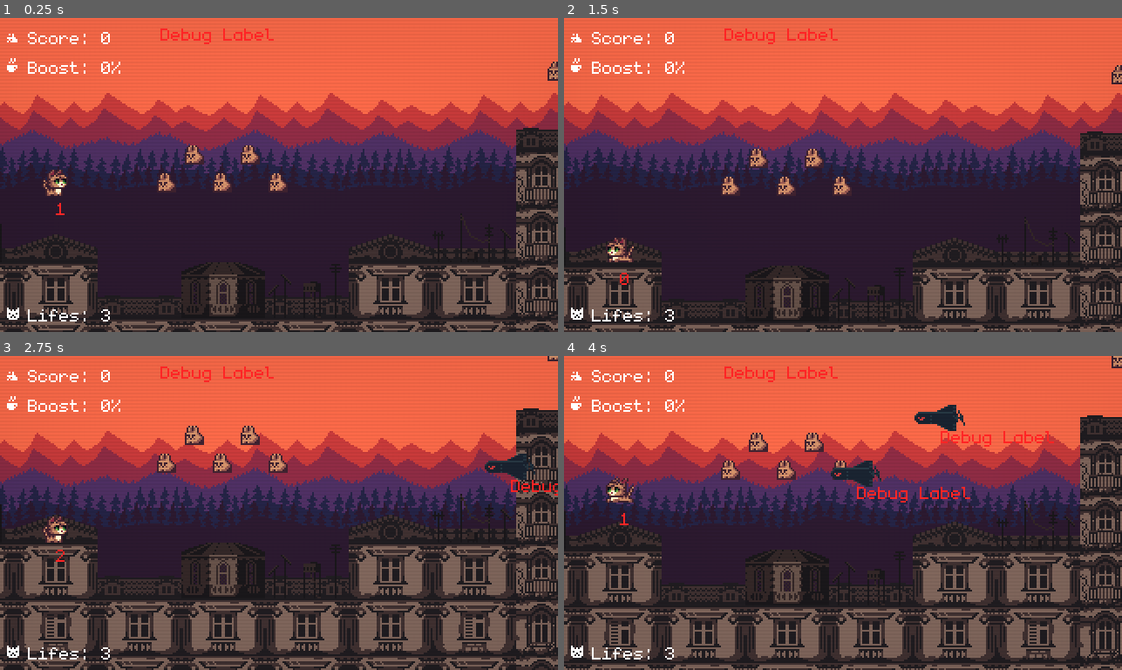
Above: before the commit, frames 1-4 (two rows, left to right).
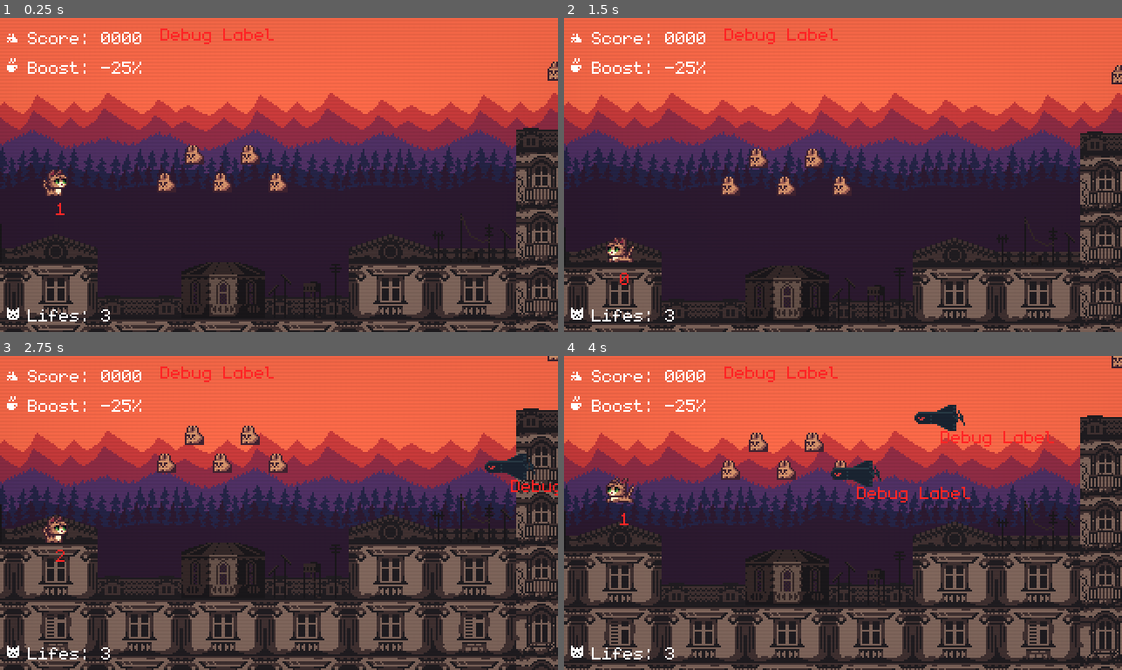
Above: after the commit, the same moments.

Repository: darkgraycat/marcy-runner-gd
Game: Godot game, scene res://autoload/main.tscn
Same seed, same stepped clock (60 frames per second), same inputs: the game is played once before the commit and once after it.
Inputs:
- Up to frame 1 (0.25 s): no input
- Up to frame 2 (1.5 s): tap Enter (debug_action) at 0.5 s; hold W (move_right) 0.53-1.28 s; tap Space (jump) at 0.6, 0.77, 1.07, 1.35 s; hold Q (move_left) from 1.28 s (still down)
- Up to frame 3 (2.75 s): tap Space (jump) at 1.52, 1.82, 2.1 s; release Q (move_left) at 2.03 s; hold W (move_right) from 2.03 s (still down)
- Up to frame 4 (4 s): tap Space (jump) at 2.85, 3.02, 3.32, 3.6, 3.77 s; release W (move_right) at 3.53 s; hold Q (move_left) from 3.53 s (still down)

The runs differ from the first frame. In frame 1, 0.2% of the frame differs, in the area x 18-26%, y 4-18%; in frame 2, 0.2%; in frame 3, 0.2%; in frame 4, 0.2%.

Commit message:
: continue fighting

Diff:
--- a/autoload/events.gd
+++ b/autoload/events.gd
@@ -23,6 +23,5 @@
 # TODO: deprecate
 signal effects_updated(status_effect_component: StatusEffectComponent)
 # TODO: deprecate
-
 func emit_effects_updated(status_effect_component: StatusEffectComponent) -> void:
 	effects_updated.emit(status_effect_component)
--- a/autoload/variables.gd
+++ b/autoload/variables.gd
@@ -2,6 +2,7 @@
 extends Node
 signal updated()
 
+# TODO: remove it
 
 var _state: Dictionary = {}
 
--- /dev/null
+++ b/components/attack.gd
@@ -0,0 +1,7 @@
+class_name Attack extends Area2D
+
+@export var body: CharacterBody2D
+@export var knockback_force := 50.0
+
+func _ready() -> void:
+	assert(body, "CharacterBody2D is not defined")
--- a/components/attributes.gd
+++ b/components/attributes.gd
@@ -15,6 +15,7 @@
 	JumpAmount,
 	Invincible,
 	BodyWeight,
+	ScorePoints,
 }
 
 @export var body: CharacterBody2D
@@ -26,7 +27,7 @@
 	body.add_to_group(GROUP_NAME)
 
 static func get_attributes(node: Node) -> Attributes:
-	if !"attributes" in node || !node.attributes is Attributes:
+	if not "attributes" in node || not node.attributes is Attributes:
 		return null
 	return node.attributes
 
@@ -34,18 +35,11 @@
 	return values.has(key)
 
 func getv(key: int) -> float:
-	return values[key]
+	return values.get(key, 0.0)
 
 func setv(key: int, value: float) -> void:
-	values[key] = value
-	print("Changed")
+	values.set(key, value)
 	changed.emit(key, value)
-
-func geti(key: int) -> int:
-	return int(getv(key))
-
-func seti(key: int, value: int) -> void:
-	return setv(key, float(value))
 
 func enabled(key: int) -> bool:
 	return getv(key) > 0
@@ -55,14 +49,12 @@
 	switched.emit(key, value)
 
 func setv_timed(key: int, value: float, seconds: float) -> void:
-	var prev := getv(key)
+	var diff := getv(key) - value
 	setv(key, value)
 	await Utils.sleep(seconds)
-	setv(key, prev)
+	var v := getv(key) + diff
+	setv(key, v)
 	expired.emit()
-
-func seti_timed(key: int, value: int, seconds: float) -> void:
-	await setv_timed(key, float(value), seconds)
 
 func switch_timed(key: int, value: bool, seconds: float) -> void:
 	await setv_timed(key, 1 if value else 0, seconds)
--- a/components/controller.gd
+++ b/components/controller.gd
@@ -1,5 +1,4 @@
 class_name Controller extends Control
-
 
 signal move_started(axis: float)
 signal move_stopped()
--- a/components/gravity.gd
+++ b/components/gravity.gd
@@ -4,19 +4,19 @@
 
 @export var body: CharacterBody2D
 @export var weight := 1.0:
-	set(v): weight = v; gravity_force = v * Globals.GRAVITY
+	set(v): weight = v; _gravity_force = v * Globals.GRAVITY
 
-var gravity_force := 0.0
-var is_on_ground := false
+var _gravity_force := 0.0
+var _is_on_ground := false
 
 func _ready() -> void:
 	assert(body, "CharacterBody2D is not defined")
-	gravity_force = weight * Globals.GRAVITY
+	_gravity_force = weight * Globals.GRAVITY
 
 func _physics_process(delta: float) -> void:
 	if body.is_on_floor():
-		if !is_on_ground: landed.emit()
-		is_on_ground = true
+		if not _is_on_ground: landed.emit()
+		_is_on_ground = true
 	else:
-		body.velocity.y += gravity_force * delta
-		is_on_ground = false
+		body.velocity.y += _gravity_force * delta
+		_is_on_ground = false
--- a/components/health.gd
+++ b/components/health.gd
@@ -1,21 +1,20 @@
 class_name Health extends Node
 
 signal died()
-signal changed(amount: float, health: float)
+signal changed(health: float)
 
 @export var maximum := 10.0
 
-var current := 3.0
+var current := 3.0:
+	set(v): current = v; changed.emit(v)
 
 func _ready() -> void:
 	current = maximum
 
 func damage(amount: float) -> void:
 	current = max(current - amount, 0)
-	changed.emit(amount, current)
 	if current <= 0:
 		died.emit()
 
 func heal(amount: float) -> void:
 	current = min(current + amount, maximum)
-	changed.emit(amount, current)
--- a/components/jumping.gd
+++ b/components/jumping.gd
@@ -1,29 +1,29 @@
 class_name Jumping extends Node
 
 @export var body: CharacterBody2D
-@export var jump_velocity := 250.0
-@export var maximum_jumps := 1
+@export var jump_force := 250.0
+@export var max_jumps := 1
 
-var jumping := false
-var remaining := 1
+var _is_jumping := false
+var _remaining := 1
 
 func _ready() -> void:
 	assert(body, "CharacterBody2D is not defined")
 
 func jump() -> void:
-	if remaining > 0:
-		body.velocity.y = -jump_velocity
-		remaining -= 1
-		jumping = true
+	if _remaining > 0:
+		body.velocity.y = -jump_force
+		_remaining -= 1
+		_is_jumping = true
 
 func stop() -> void:
-	if jumping && body.velocity.y < 0:
+	if _is_jumping and body.velocity.y < 0:
 		body.velocity.y /= 2
-		jumping = false
+		_is_jumping = false
 
 func _physics_process(_delta: float) -> void:
 	if body.is_on_floor():
-		remaining = maximum_jumps
-		jumping = false
-	elif remaining == maximum_jumps && !jumping:
-		remaining -= 1
+		_remaining = max_jumps
+		_is_jumping = false
+	elif not _is_jumping and _remaining == max_jumps:
+		_remaining -= 1
--- a/components/movement.gd
+++ b/components/movement.gd
@@ -2,18 +2,18 @@
 
 @export var body: CharacterBody2D
 @export var acceleration := 5.0
-@export var speed := 100.0:
-	set(v): speed = v; target_velocity = v * direction
+@export var max_speed := 100.0:
+	set(v): max_speed = v; _target_velocity = v * _direction
 
-var target_velocity := 0.0
-var direction := 0.0
+var _target_velocity := 0.0
+var _direction := 0.0
 
 func _ready() -> void:
 	assert(body, "CharacterBody2D is not defined")
 
 func move(new_direction: float) -> void:
-	direction = new_direction
-	target_velocity = new_direction * speed
+	_direction = new_direction
+	_target_velocity = new_direction * max_speed
 
 func stop() -> void:
 	move(0.0)
@@ -21,6 +21,6 @@
 func _physics_process(delta: float) -> void:
 	body.velocity.x = lerp(
 		body.velocity.x,
-		target_velocity,
+		_target_velocity,
 		1.0 - exp(-acceleration * delta)
 	)
--- a/scenes/entities/enemy/enemy.gd
+++ b/scenes/entities/enemy/enemy.gd
@@ -23,11 +23,7 @@
 	if movement: movement.move(movement_direction)
 
 
-func _physics_process(delta: float) -> void:
-	# TODO: it just doesnt work
-	# solution: dont use Base classes on entities
-	# 			do a full composition instead
-	# if gravity: gravity.apply_gravity(delta)
+func _physics_process(_delta: float) -> void:
 	move_and_slide()
 
 
--- a/scenes/entities/item/bean.item.tscn
+++ b/scenes/entities/item/bean.item.tscn
@@ -1,9 +1,16 @@
 [gd_scene load_steps=19 format=3 uid="uid://cusa4cpmqiqdn"]
 
 [ext_resource type="Script" uid="uid://bo5obr2lnl7a6" path="res://scenes/entities/item/item.gd" id="1_xhpbm"]
-[ext_resource type="Script" uid="uid://bgls2w0utsm1a" path="res://components/status_effect/status_effect.resource.gd" id="2_05psf"]
-[ext_resource type="Resource" uid="uid://v6vyyu75qn3d" path="res://resources/status_effects/speed_25_5s.status_effect.tres" id="3_xhpbm"]
+[ext_resource type="Script" uid="uid://s5r58fcw07e" path="res://components/attributes_effect.gd" id="2_odmfh"]
 [ext_resource type="Texture2D" uid="uid://daeouroohjn72" path="res://assets/sprites/collectables.png" id="4_s2f34"]
+
+[sub_resource type="Resource" id="Resource_02kko"]
+script = ExtResource("2_odmfh")
+key = 3
+value = 25.0
+operation = 1
+duration = 5.0
+metadata/_custom_type_script = "uid://s5r58fcw07e"
 
 [sub_resource type="AtlasTexture" id="AtlasTexture_wqd7o"]
 atlas = ExtResource("4_s2f34")
@@ -129,7 +136,7 @@
 collision_layer = 4
 collision_mask = 2
 script = ExtResource("1_xhpbm")
-status_effects = Array[ExtResource("2_05psf")]([ExtResource("3_xhpbm")])
+attributes_effects = Array[ExtResource("2_odmfh")]([SubResource("Resource_02kko")])
 
 [node name="AnimatedSprite2D" type="AnimatedSprite2D" parent="."]
 position = Vector2(0, -8)
--- a/scenes/entities/item/panacat.item.tscn
+++ b/scenes/entities/item/panacat.item.tscn
@@ -4,11 +4,11 @@
 [ext_resource type="Script" uid="uid://s5r58fcw07e" path="res://components/attributes_effect.gd" id="2_ehfjm"]
 [ext_resource type="Texture2D" uid="uid://daeouroohjn72" path="res://assets/sprites/collectables.png" id="2_polrf"]
 
-[sub_resource type="Resource" id="Resource_xnw26"]
+[sub_resource type="Resource" id="Resource_ehfjm"]
 script = ExtResource("2_ehfjm")
-value = -1.0
+key = 8
+value = 25.0
 operation = 1
-duration = 1.0
 metadata/_custom_type_script = "uid://s5r58fcw07e"
 
 [sub_resource type="AtlasTexture" id="AtlasTexture_wqd7o"]
@@ -138,7 +138,7 @@
 collision_layer = 4
 collision_mask = 2
 script = ExtResource("1_ituw2")
-attributes_effects = Array[ExtResource("2_ehfjm")]([SubResource("Resource_xnw26")])
+attributes_effects = Array[ExtResource("2_ehfjm")]([SubResource("Resource_ehfjm")])
 
 [node name="AnimatedSprite2D" type="AnimatedSprite2D" parent="."]
 position = Vector2(0, -8)
--- a/scenes/entities/player/player.gd
+++ b/scenes/entities/player/player.gd
@@ -15,19 +15,17 @@
 const RAINBOW_MATERIAL = preload("res://scenes/entities/player/rainbow_material.tres")
 
 func _ready() -> void:
-	movement.speed = attributes.getv(Attributes.Key.MoveSpeed)
+	movement.max_speed = attributes.getv(Attributes.Key.MoveSpeed)
 	movement.acceleration = attributes.getv(Attributes.Key.MoveAccel)
 	gravity.weight = attributes.getv(Attributes.Key.BodyWeight)
 	health.current = attributes.getv(Attributes.Key.Health)
 	health.maximum = attributes.getv(Attributes.Key.MaxHealth)
-	jumping.jump_velocity = attributes.getv(Attributes.Key.JumpForce)
-	jumping.maximum_jumps = attributes.geti(Attributes.Key.JumpAmount)
+	jumping.jump_force = attributes.getv(Attributes.Key.JumpForce)
+	jumping.max_jumps = int(attributes.getv(Attributes.Key.JumpAmount))
 	gravity.landed.connect(update_animation)
 
 	health.died.connect(func() -> void:
 		die.call_deferred())
-	health.changed.connect(func(_amount: float, value: float) -> void:
-		attributes.setv(Attributes.Key.Health, value))
 
 	controller.jump_started.connect(func() -> void:
 		jumping.jump()
@@ -51,12 +49,12 @@
 
 func _physics_process(_delta: float) -> void:
 	move_and_slide()
-	Events.emit("%s" % jumping.remaining, "debug_player")
+	Events.emit("%s" % jumping._remaining, "debug_player")
 
 func update_animation() -> void:
 	animation_player.play(
 		&"jump" if not is_on_floor() else
-		&"walk" if abs(movement.target_velocity) > 0.5 else
+		&"walk" if abs(movement._target_velocity) > 0.5 else
 		&"idle"
 	)
 
@@ -81,11 +79,10 @@
 func _on_attributes_changed(key: int, value: float) -> void:
 	match key:
 		Attributes.Key.MoveAccel: movement.acceleration = value
-		Attributes.Key.MoveSpeed: movement.target_velocity = value
+		Attributes.Key.MoveSpeed: movement.max_speed = value
 		Attributes.Key.Health: health.current = value
 		Attributes.Key.MaxHealth: health.maximum = value
-		Attributes.Key.JumpAmount: jumping.maximum_jumps = int(value)
-		Attributes.Key.JumpForce: jumping.jump_velocity = value
+		Attributes.Key.JumpAmount: jumping.max_jumps = int(value)
+		Attributes.Key.JumpForce: jumping.jump_force = value
 
-	Utils.log("Player changed", key, "to", value)
 	Events.emit_player_attr_updated(key, value)
--- a/scenes/entities/player/player.tscn
+++ b/scenes/entities/player/player.tscn
@@ -1,19 +1,13 @@
-[gd_scene load_steps=20 format=3 uid="uid://7i1o65gxgnqa"]
+[gd_scene load_steps=18 format=3 uid="uid://7i1o65gxgnqa"]
 
 [ext_resource type="Script" uid="uid://bume0mbttyflh" path="res://scenes/entities/player/player.gd" id="1_0v5uu"]
 [ext_resource type="Texture2D" uid="uid://syrf6g8dkf6e" path="res://assets/sprites/player.png" id="1_ag6t7"]
-[ext_resource type="Script" uid="uid://s5r58fcw07e" path="res://components/attributes_effect.gd" id="3_5sj0x"]
 [ext_resource type="PackedScene" uid="uid://bnssyl4v6wjh8" path="res://scenes/ui/debug_label.tscn" id="5_bjvvg"]
 [ext_resource type="Script" uid="uid://c7o8ufu43hivi" path="res://components/gravity.gd" id="6_7wli1"]
 [ext_resource type="Script" uid="uid://bv604fxhqw8o1" path="res://components/attributes.gd" id="6_ovg4i"]
 [ext_resource type="Script" uid="uid://ducc4yyfp47p0" path="res://components/movement.gd" id="7_j0oqr"]
 [ext_resource type="Script" uid="uid://nkvpec60fwby" path="res://components/health.gd" id="7_xy2vv"]
 [ext_resource type="Script" uid="uid://bm1h5vp83em0t" path="res://components/jumping.gd" id="8_xy2vv"]
-
-[sub_resource type="Resource" id="Resource_ovg4i"]
-script = ExtResource("3_5sj0x")
-operation = 2
-metadata/_custom_type_script = "uid://s5r58fcw07e"
 
 [sub_resource type="Animation" id="Animation_8akj5"]
 length = 0.001
@@ -207,7 +201,6 @@
 
 [node name="Attributes" type="Node" parent="Components" node_paths=PackedStringArray("body")]
 script = ExtResource("6_ovg4i")
-test = SubResource("Resource_ovg4i")
 body = NodePath("../..")
 values = Dictionary[int, float]({
 0: 9.0,
@@ -216,7 +209,8 @@
 3: 150.0,
 4: 250.0,
 5: 2.0,
-7: 1.25
+7: 1.25,
+8: 0.0
 })
 metadata/_custom_type_script = "uid://bv604fxhqw8o1"
 
--- a/scenes/ui/level_ui_canvas_layer.gd
+++ b/scenes/ui/level_ui_canvas_layer.gd
@@ -4,42 +4,19 @@
 @onready var score_label: Label = %ScoreLabel
 @onready var effects_label: Label = %EffectsLabel
 
-
 func _ready() -> void:
-	Variables.updated.connect(_on_variables_updated)
-	Events.effects_updated.connect(_on_effects_updated)
 	Events.player_attr_updated.connect(func(key: int, value: float) -> void:
-		if key == Attributes.Key.Health: set_lifes_value(value))
-
-	_on_variables_updated()
-	_on_effects_updated(null)
-
+		match key:
+			Attributes.Key.Health: set_lifes_value(value)
+			Attributes.Key.ScorePoints: set_score_value(value)
+			Attributes.Key.MoveSpeed: set_effects_value(value)
+	)
 
 func set_lifes_value(value: Variant) -> void:
-	lifes_label.text = _make_int_label(value, Strings.INGAME_UI_LIFES)
-
+	lifes_label.text = Strings.INGAME_UI_LIFES % int(value)
 
 func set_score_value(value: Variant) -> void:
-	score_label.text = _make_int_label(value, Strings.INGAME_UI_SCORE)
-
+	score_label.text = Strings.INGAME_UI_SCORE % int(value)
 
 func set_effects_value(value: Variant) -> void:
-	effects_label.text = _make_int_label(value, Strings.INGAME_UI_BOOST)
-
-
-func _make_int_label(value: Variant, pattern: String, default: int = 0) -> String:
-	var label_value := str(int(value) if value != null else default)
-	return pattern % [label_value]
-
-
-func _on_variables_updated() -> void:
-	#set_lifes_value(Variables.get_state(Variables.VarName.Lifes))
-	set_score_value(Variables.get_state(Variables.VarName.Score))
-
-func _on_effects_updated(status_effect_component: StatusEffectComponent) -> void:
-	if !status_effect_component: return set_effects_value(0)
-
-	var bonus_speed_component: BonusSpeedComponent = status_effect_component.get_component(BonusSpeedComponent)
-	if !bonus_speed_component: return set_effects_value(0)
-
-	set_effects_value(bonus_speed_component.bonus_speed)
+	effects_label.text = Strings.INGAME_UI_BOOST % int(value)
Not shown, added: components/attack.gd.uid
